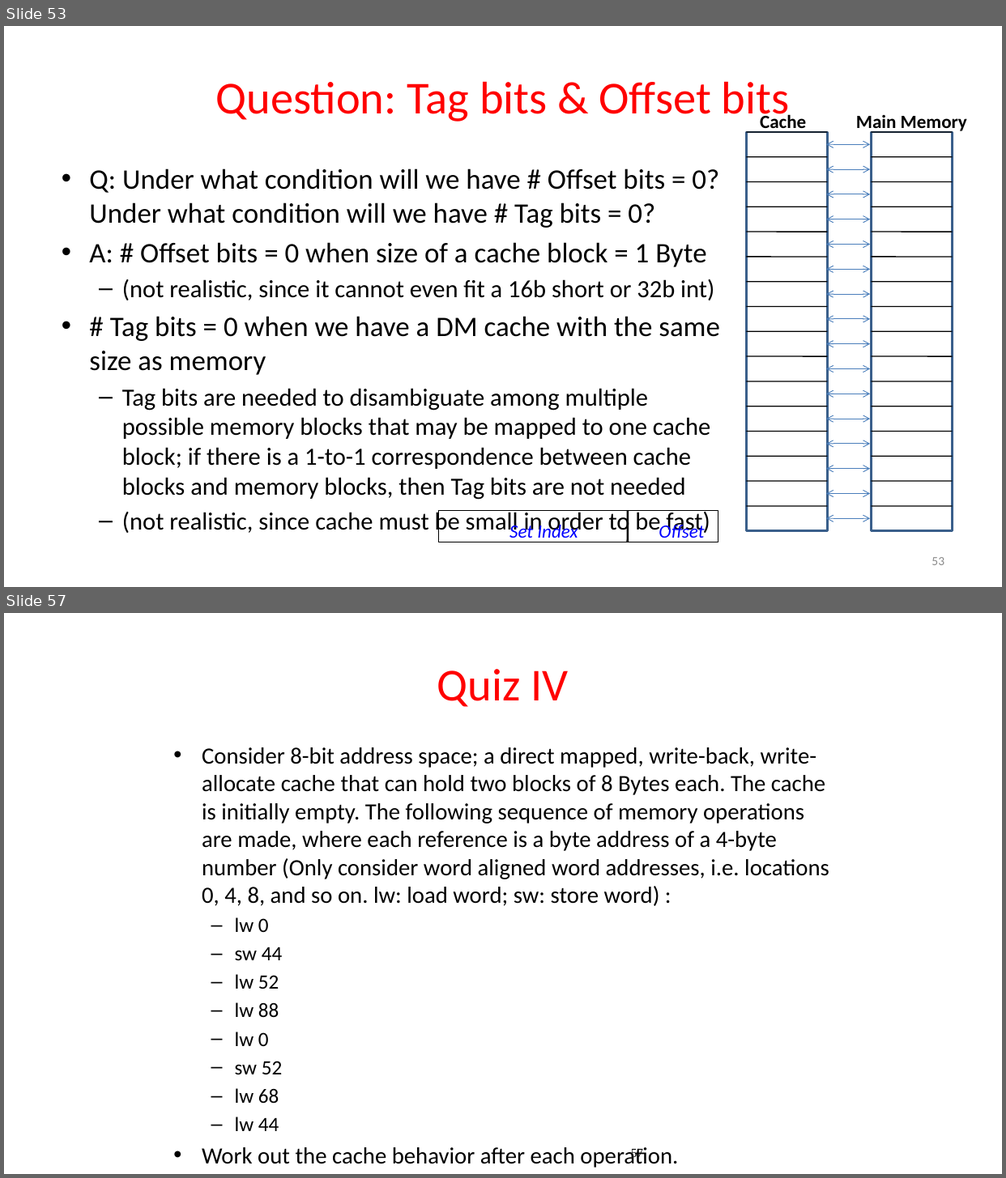
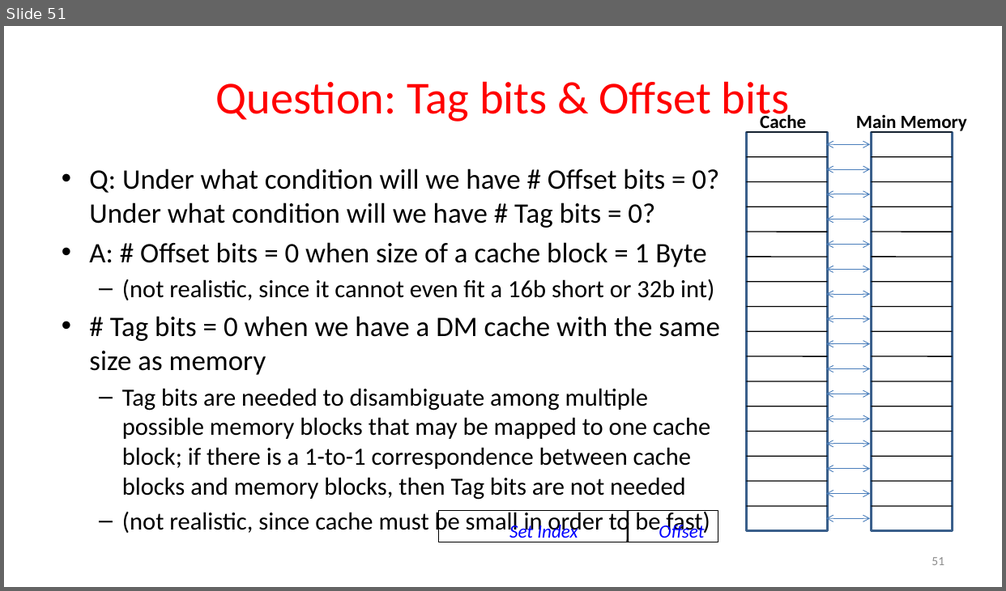
Before and after one commit to guhofstra/CSC256Fa25, a slide deck: PPTs/L7-Exercises ANS.pptx. Shown one above the other, each under a label of ours: slides 53 and 57 before the commit, slide 51 after it; the slides between them are not shown. The pictures are 1006x1178 and 1006x591 pixels, drawn with LibreOffice and Linux fonts; fonts in the diff are those of the drawing. Boxes give left, top, right and bottom in pixels: in the first picture for what was removed or moved away, otherwise in the second. Text is boxed around its words. In the diff, an @@ line names an element or a change of style, - is before the commit and + after.

```diff
--- a/PPTs/L7-Exercises ANS.pptx
+++ b/PPTs/L7-Exercises ANS.pptx
@@ slide 57 removed at (x1=4, y1=613, x2=1002, y2=1174), background #FFFFFF @@
@@ title removed at (x1=437, y1=669, x2=569, y2=707) @@
-Quiz IV
@@ text removed at (x1=202, y1=747, x2=829, y2=1131) @@
-• Consider 8-bit address space; a direct mapped, write-back, write-allocate cache that can hold two blocks of 8 Bytes each. The cache is initially empty. The following sequence of memory operations are made, where each reference is a byte address of a 4-byte number (Only consider word aligned word addresses, i.e. locations 0, 4, 8, and so on. lw: load word; sw: store word) :
-  – lw 0
-  – sw 44
-  – lw 52
-  – lw 88
-  – lw 0
-  – sw 52
-  – lw 68
-  – lw 44
-• Work out the cache behavior after each operation.
@@ page number removed at (x1=631, y1=1148, x2=643, y2=1161) @@
-57
@@ what was slide 53 is now slide 51 @@
@@ page number at (x1=931, y1=557, x2=944, y2=565): text changed @@
-53
+51
```
Also in this commit, not shown: 13 slides changed, 6 other slides removed, 1 other file.
